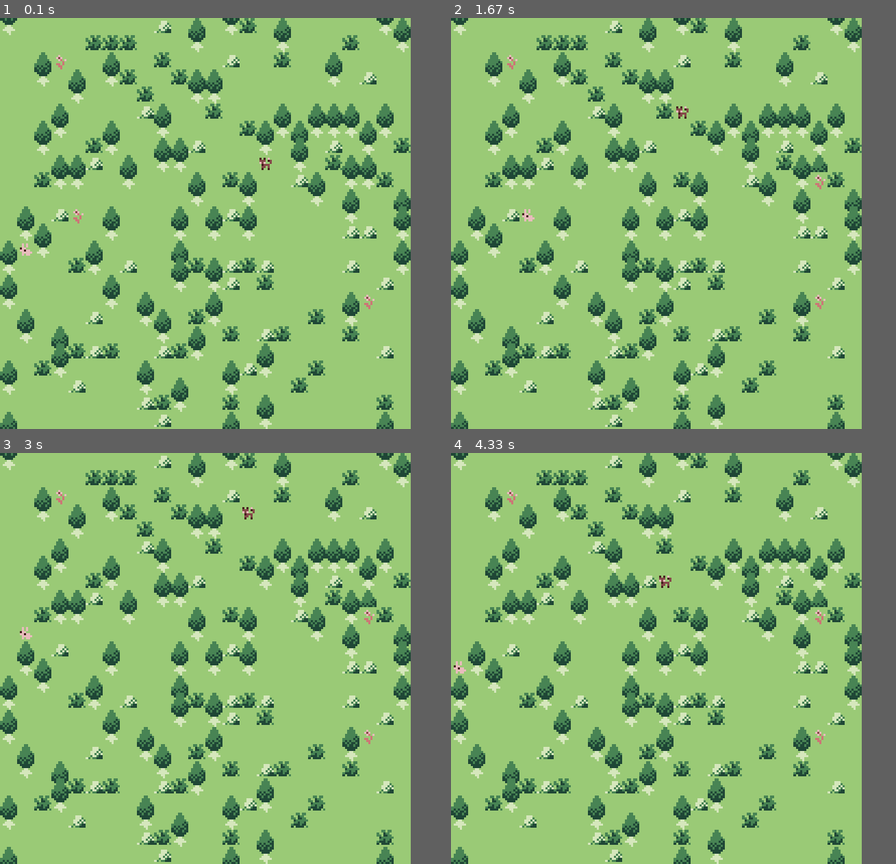
Above: before the commit, frames 1-4 (two rows, left to right).
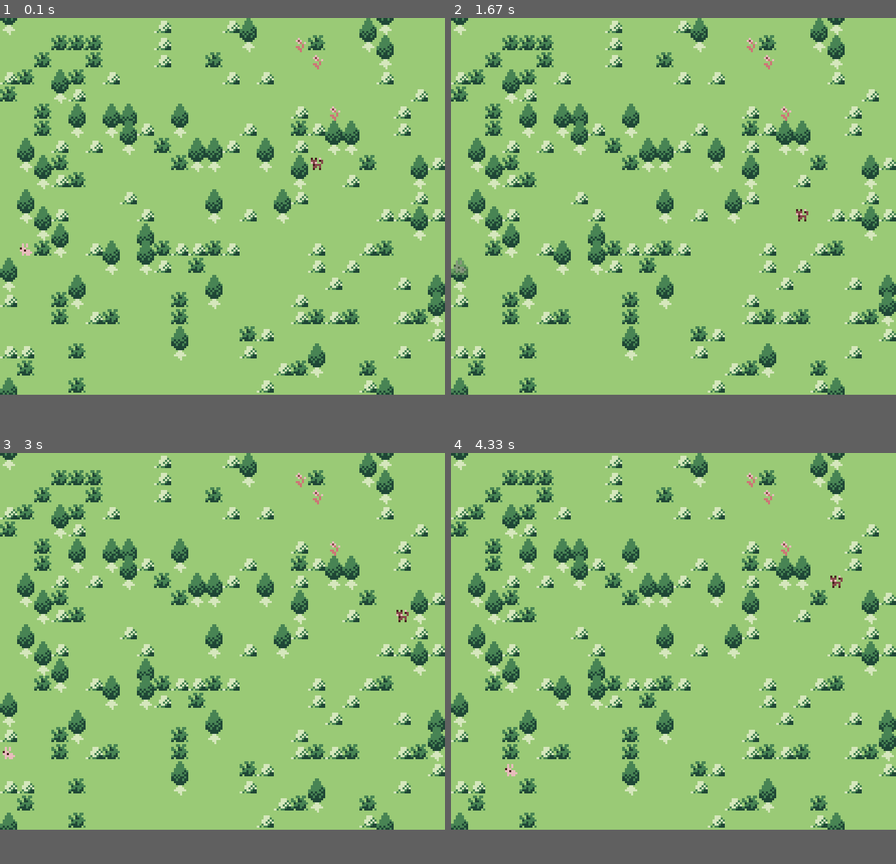
Above: after the commit, the same moments.

Repository: Flashboil/discovery-project
Game: pygame game, started from creature_on_map.py
Two runs of this game, one before a commit and one after it. Both use one fixed random seed, a clock stepped at 60 frames per second and the inputs below.
Inputs:
- Up to frame 1 (0.1 s): no input
- Up to frame 2 (1.67 s): no input
- Up to frame 3 (3 s): no input
- Up to frame 4 (4.33 s): no input
In our replay, the window is 600x600 before the commit and 650x550 after it. These sizes can differ from the game's own. Grey fills any space a smaller window leaves; there, only what the larger window draws over its background counts as a difference.

The runs differ from the first frame. In frame 1, 28% of the frame differs, in the area x 0-100%, y 0-100%; in frame 2, 28%; in frame 3, 28%; in frame 4, 28%.

Commit message:
more work on chasing

Diff:
--- a/creature_on_map.py
+++ b/creature_on_map.py
@@ -5,8 +5,8 @@
 
 pygame.init()
 
-WORLD_HEIGHT = 600
-WORLD_WIDTH = 600
+WORLD_HEIGHT = 550
+WORLD_WIDTH = 650
 
 screen = pygame.display.set_mode((WORLD_WIDTH, WORLD_HEIGHT))
 screen.fill((154, 202, 118))
@@ -15,7 +15,7 @@
 world_grid = []
 working_list = []
 
-cell_states = [0, 0, 0, 0, 0, 0, 0, 0, 0, 0, 0, 0, 0, 2, 1, 6, 6]
+cell_states = [0, 0, 0, 0, 0, 0, 0, 0, 0, 0, 0, 0, 0, 2, 1, 1, 6]
 
 for row in range(int(WORLD_HEIGHT/25)):
     for column in range(int(WORLD_WIDTH/25)):
@@ -74,15 +74,35 @@
     for row in range(len(world_grid)):
         for column in range(len(world_grid[row])):
             if world_grid[row][column] == 7 or world_grid[row][column] == (6,7):
-                screen.blit(tree_top_image, (column * tilewidth, row * tileheight))
+                if (column, row) == rabbit.location or (column, row) == fox.location:
+                    # Create a faded copy for transparency
+                    faded_top = tree_top_image.copy()
+                    faded_top.set_alpha(160)  # slightly transparent
+                    screen.blit(faded_top, (column * tilewidth, row * tileheight))
+                else:
+                    # Draw normal opaque top
+                    screen.blit(tree_top_image, (column * tilewidth, row * tileheight))
+
+def place_flowers(count):
+    i = 0
+    while i < count:
+        gx = random.randint(0, grid_width - 1)
+        gy = random.randint(0, grid_height - 1)
+        tile = world_grid[gy][gx]
+
+        # Only place on walkable ground — not on trees, rocks, shrubs, etc.
+        if tile in (0, 3, 5):  # 0=grass, 3=clover, 5=flower (can replace another flower)
+            world_grid[gy][gx] = 5
+            i += 1
 
 screen.fill((154, 202, 118))
 
-for i in range(0, 3):
-    goal = (random.randint(0, grid_width - 1), random.randint(0, grid_height - 1))
-    world_grid[goal[1]][goal[0]] = 5
+place_flowers(3)
+
 start_rabbit = (random.randint(0, grid_width - 1), random.randint(0, grid_height - 1))
 start_fox = (random.randint(0, grid_width - 1), random.randint(0, grid_height - 1))
+
+goal = (random.randint(0, grid_width - 1), random.randint(0, grid_height - 1))
 
 rabbit = Rabbit(start_rabbit, goal, tilewidth, tileheight, world_grid, grid_width, grid_height)
 rabbit.find_path(rabbit.location, rabbit.goal)
@@ -180,22 +200,26 @@
 
         # 2. Hunting behavior
         elif fox.state == "hunt":
-            # If rabbit still visible, chase updated position
             if fox.detect_rabbit(rabbit.location):
                 fox.goal = rabbit.location
                 fox.find_path(fox.location, fox.goal)
+                fox.memory_timer = fox.memory_duration  # refresh memory
             else:
-                # Lost sight of rabbit — switch back to wander
-                fox.state = "wander"
+                fox.memory_timer -= 1
+                if fox.memory_timer <= 0:
+                    fox.state = "wander"
+                    fox.path = []
+                    fox.goal = None
+                    fox.wander()  # 🦊 immediately pick a new random wander goal
+                else:
+                    # Keep moving toward last known rabbit location
+                    fox.find_path(fox.location, fox.goal)
 
         fox.follow_path()
-
-
 
     if world_grid[rabbit.location[1]][rabbit.location[0]] == 5:
         world_grid[rabbit.location[1]][rabbit.location[0]] = 0
-        goal = (random.randint(0, grid_width - 1), random.randint(0, grid_height - 1))
-        world_grid[goal[1]][goal[0]] = 5
+        place_flowers(1)
         rabbit.state = "wander"
         rabbit_score += 1
         print(rabbit_score)
--- a/fox_class.py
+++ b/fox_class.py
@@ -16,6 +16,9 @@
 
         self.image = pygame.image.load("images/fox_red.png").convert_alpha()
         self.image = pygame.transform.scale(self.image, (tilewidth, tileheight))
+
+        self.memory_timer = 0
+        self.memory_duration = 60  # number of frames fox will "remember" seeing rabbit
 
         self.vision_radius = 5
         self.state = "wander"
@@ -132,14 +135,30 @@
         return False
 
     def wander(self):
-        if random.random() < 0.25:  # 25% chance to pick a completely new area
-            gx = random.randint(0, self.world_width - 1)
-            gy = random.randint(0, self.world_height - 1)
-        else:
-            wander_range = random.randint(4, 8)
-            gx = min(max(self.location[0] + random.randint(-wander_range, wander_range), 0), self.world_width - 1)
-            gy = min(max(self.location[1] + random.randint(-wander_range, wander_range), 0), self.world_height - 1)
+        attempts = 0
+        max_attempts = 10
+        self.goal = None
 
-        if self.world_grid[gy][gx] in (0, 3, 5, 7):
-            self.goal = (gx, gy)
-            self.find_path(self.location, self.goal)
+        while attempts < max_attempts and self.goal is None:
+            # 25% chance to pick a faraway random area
+            if random.random() < 0.25:
+                gx = random.randint(0, self.world_width - 1)
+                gy = random.randint(0, self.world_height - 1)
+            else:
+                wander_range = random.randint(4, 8)
+                gx = min(max(self.location[0] + random.randint(-wander_range, wander_range), 0), self.world_width - 1)
+                gy = min(max(self.location[1] + random.randint(-wander_range, wander_range), 0), self.world_height - 1)
+
+            # Check if the tile is walkable
+            if self.world_grid[gy][gx] in (0, 3, 5, 7):
+                self.goal = (gx, gy)
+            else:
+                attempts += 1
+
+            # If we found a goal, plan a path
+            if self.goal:
+                self.find_path(self.location, self.goal)
+            else:
+                # fallback to a guaranteed safe tile
+                self.goal = self.location
+                self.path = []
--- a/rabbit_class.py
+++ b/rabbit_class.py
@@ -21,15 +21,15 @@
         self.recovery_timer = 0
         self.recovery_delay = 20  # frames of rest after fleeing
 
-
         self.safe_radius = 7
-
 
         self.vision_radius = 5
         self.state = "wander"
 
         self.image = pygame.image.load("images/rabbit_red.png").convert_alpha()
         self.image = pygame.transform.scale(self.image, (tilewidth, tileheight))
+
+        self.home = start
 
     def boost(self):
         # Only trigger if not already boosted or cooling down
